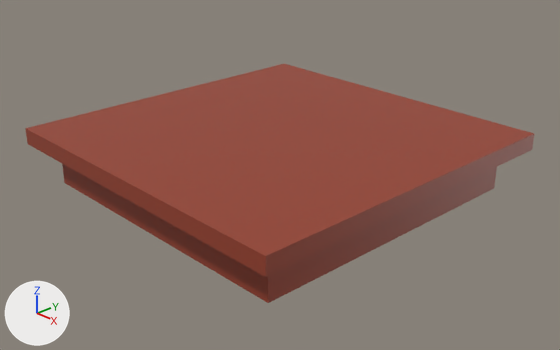
The Blender file scena.blend, before and after one commit.
One viewpoint serves both versions: a 50 mm camera at (10.23, -9.57, 5.87) aimed at (0.24, -0.16, -0.06). Arrows for +X, +Y and +Z are at lower left; the lights stay in place.

The scene before the commit, as lines of its bpy script (objects in view):
```python
mat_material = principled_material('Material')
mat_material.base_color = (0.311, 0.0504, 0.0232)  # red #973f2a
me_cube = bpy.data.meshes.new('Cube')
me_cube.from_pydata(...)  # a box spanning x -1.0..1.0, y -1.0..1.0, z -1.0..1.0; a box spanning x -1.15..1.15, y -1.15..1.15, z 1.02..1.83
me_cube.materials.append(mat_material)  # red #973f2a
ob_cube = bpy.data.objects.new('Cube', me_cube)
ob_cube.location = (0.0, 0.0, 0.0)
ob_cube.scale = (3.0, 3.0, 0.405)
```
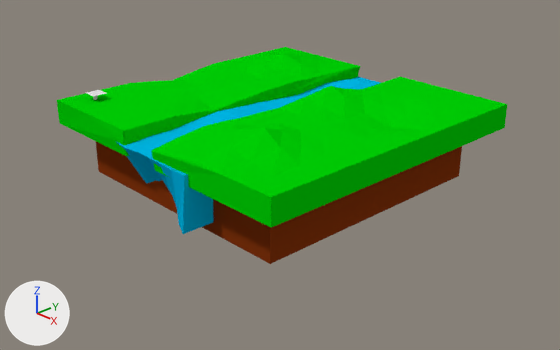
Commit message: Added river

Location of each change, [x1, y1, x2, y2] in pixels of the pictures (560 x 350 px):
'Cube', recoloured, reshaped, moved, rescaled (12% narrower, 25% shorter): before [25, 64, 534, 303]; after [57, 47, 507, 227]
'Cubne.001', added (brown): after [96, 142, 462, 264]
'Plane', added (cyan): after [117, 77, 381, 234]
'Plane.001', added: after [86, 90, 106, 96]

Patch to the scene script:
```diff
--- a/scena.blend.py
+++ b/scena.blend.py
@@ mat_material @@
-mat_material = principled_material('Material')
-mat_material.base_color = (0.311, 0.0504, 0.0232)  # red #973f2a
+mat_material = diffuse_material('Material')
+mat_material.base_color = (0.0, 0.635, 0.00142)  # green #00d105
@@ mat_material_002 @@
+mat_material_002 = diffuse_material('Material.002')
+mat_material_002.base_color = (0.0, 0.472, 0.8)  # cyan #00b7e7
@@ mat_material_001 @@
+mat_material_001 = diffuse_material('Material.001')
+mat_material_001.base_color = (0.232, 0.0349, 0.00452)  # brown #84340e
@@ me_cube @@
 # used by ob_cube; location = (0.0, 0.0, 0.0); scale = (3.0, 3.0, 0.405)
-me_cube.from_pydata(...)  # 16 vertices, 12 faces; spans x -1.15..1.15, y -1.15..1.15, z -1.0..1.83
+me_cube.from_pydata(...)  # 190 vertices, 245 faces; spans x -1.02..1.0, y -1.01..1.0, z -1.0..2.17
+# me_cube part 1
+# 8 vertices are removed from x -1.15..1.15, y -1.15..1.15, z 1.02..1.83
+# 12 faces are deleted
+# 135 vertices are added at x -1.02..1.0, y -1.01..1.0, z -1.0..2.17
+# 26 new vertices lie (0.18, 0.0, 0.0) away from vertices in x -1.0..0.82, y -1.0..1.0, z 1.0
+# 10 new vertices lie (0.18, 0.0, 0.0) away from vertices in x -0.82..0.82, y -0.82..0.82, z 1.0
+# 5 new vertices lie (0.18, -0.18, 0.0) away from vertices in x -0.46..0.65, y -0.6..0.45, z 0.7..1.49
+# 6 new vertices lie (0.0, 0.14, 0.0) away from vertices in x -0.23, y -1.0..0.64, z 0.95..1.1
+# 245 new faces join them
 me_cube.materials.append(mat_material)
@@ me_plane_002 @@
+me_plane_002.from_pydata(...)  # 16 vertices, 4 faces, 7 loose edges; spans x -1.0..1.0, y -1.0..1.0, z -0.01..0.0
@@ me_plane @@
+me_plane.from_pydata(...)  # 49 vertices, 36 faces; spans x -1.03..1.0, y -0.35..1.0, z -0.02..0.16
+me_plane.materials.append(mat_material_002)  # cyan #00b7e7
@@ me_cube_001 @@
+me_cube_001.from_pydata(...)  # 22 vertices, 13 faces; spans x -1.0..1.0, y -1.0..1.0, z -1.0..1.0
+me_cube_001.materials.append(mat_material_001)  # brown #84340e
@@ ob_cube @@
 ob_cube = bpy.data.objects.new('Cube', me_cube)
-ob_cube.location = (0.0, 0.0, 0.0)
-ob_cube.scale = (3.0, 3.0, 0.405)
+ob_cube.location = (0.05, 0.02, 1.09)
+ob_cube.scale = (3.0, 3.0, 0.235)
@@ ob_plane_001 @@
+ob_plane_001 = bpy.data.objects.new('Plane.001', me_plane_002)
+ob_plane_001.location = (-2.46, -2.41, 1.45)
+ob_plane_001.scale = (0.15, 0.15, 1.0)
@@ ob_plane @@
+ob_plane = bpy.data.objects.new('Plane', me_plane)
+ob_plane.location = (0.14, -1.46, 1.07)
+ob_plane.scale = (1.0, 4.5, 1.0)
+_m = ob_plane.modifiers.new('Solidify', 'SOLIDIFY')
+_m.thickness = 1.0
@@ ob_cubne_001 @@
+ob_cubne_001 = bpy.data.objects.new('Cubne.001', me_cube_001)
+ob_cubne_001.location = (0.0, 0.0, 0.35)
+ob_cubne_001.scale = (2.5, 2.5, 0.5)
```
